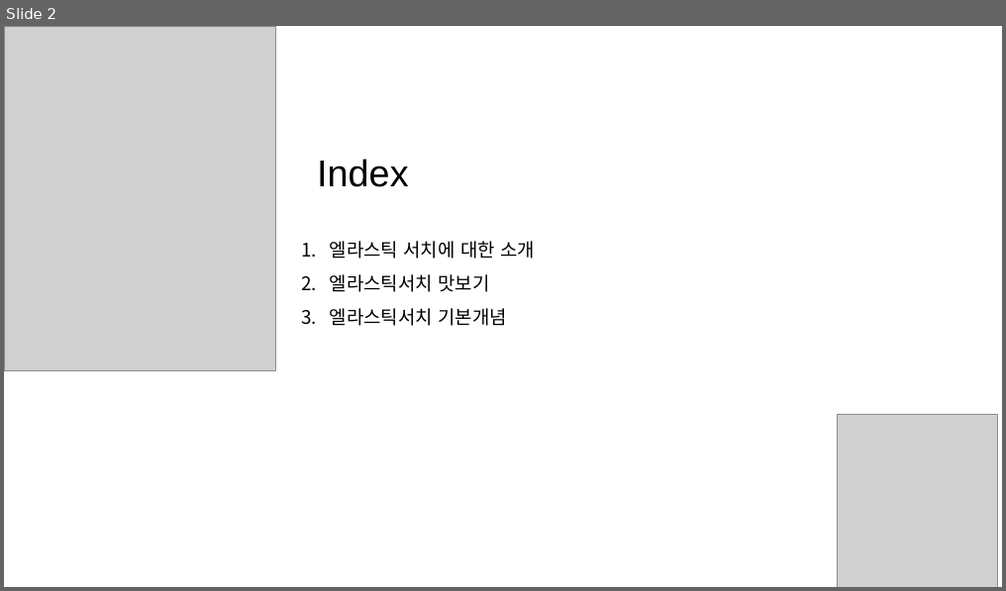
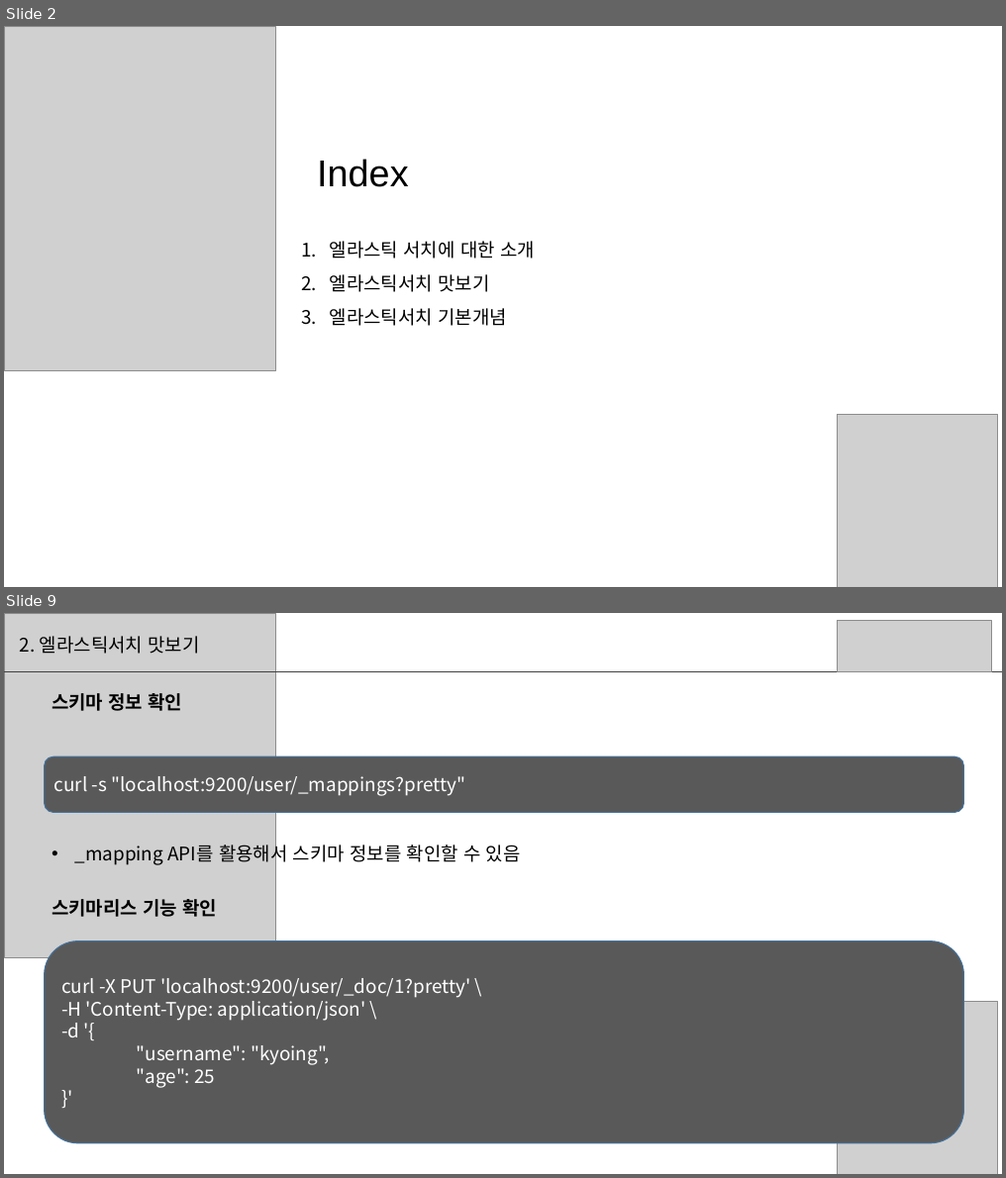
Before and after one commit to sup2is/dev-note, a slide deck: study/elasticsearch/Elasticsearch스터디1주차자료.pptx. Shown one above the other, each under a label of ours: slide 2 before the commit, slides 2 and 9 after it; the slides between them are not shown. The pictures are 1006x591 and 1006x1178 pixels, drawn with LibreOffice and Linux fonts; fonts in the diff are those of the drawing; grey boxes stand for pictures. Boxes give left, top, right and bottom in pixels: in the first picture for what was removed or moved away, otherwise in the second. Text is boxed around its words. In the diff, an @@ line names an element or a change of style, - is before the commit and + after.

```diff
--- a/study/elasticsearch/Elasticsearch스터디1주차자료.pptx
+++ b/study/elasticsearch/Elasticsearch스터디1주차자료.pptx
@@ slide 9 added at <box>4,613,1002,1174</box>, background #FFFFFF @@
@@ picture added at <box>4,613,275,958</box> @@
@@ text added at <box>20,636,200,654</box>, 18 pt, text #000000 @@
+2. 엘라스틱서치 맛보기
@@ picture added at <box>838,620,991,671</box> @@
@@ line added from (4, 672) to (1002, 672), #404040 0.5 pt @@
@@ text added at <box>52,693,183,711</box>, 18 pt, text #000000, bold @@
+스키마 정보 확인
@@ rounded rectangle added at <box>45,757,964,812</box>, fill #595959, outline #43739E 1 pt, 18 pt, text #FFFFFF @@
+curl -s "localhost:9200/user/_mappings?pretty"
@@ text added at <box>75,842,521,866</box>, 18 pt, text #000000 @@
+• _mapping API를 활용해서 스키마 정보를 확인할 수 있음
@@ text added at <box>52,899,217,917</box>, 18 pt, text #000000, bold @@
+스키마리스 기능 확인
@@ rounded rectangle added at <box>45,942,964,1144</box>, fill #595959, outline #43739E 1 pt, 18 pt, text #FFFFFF @@
+curl -X PUT 'localhost:9200/user/_doc/1?pretty' \
+-H 'Content-Type: application/json' \
+-d '{
+"username": "kyoing",
+"age": 25
+}'
@@ picture added at <box>838,1001,997,1174</box> @@
```
Also in this commit, not shown: 3 slides changed, 19 other slides added, 1 other file.
